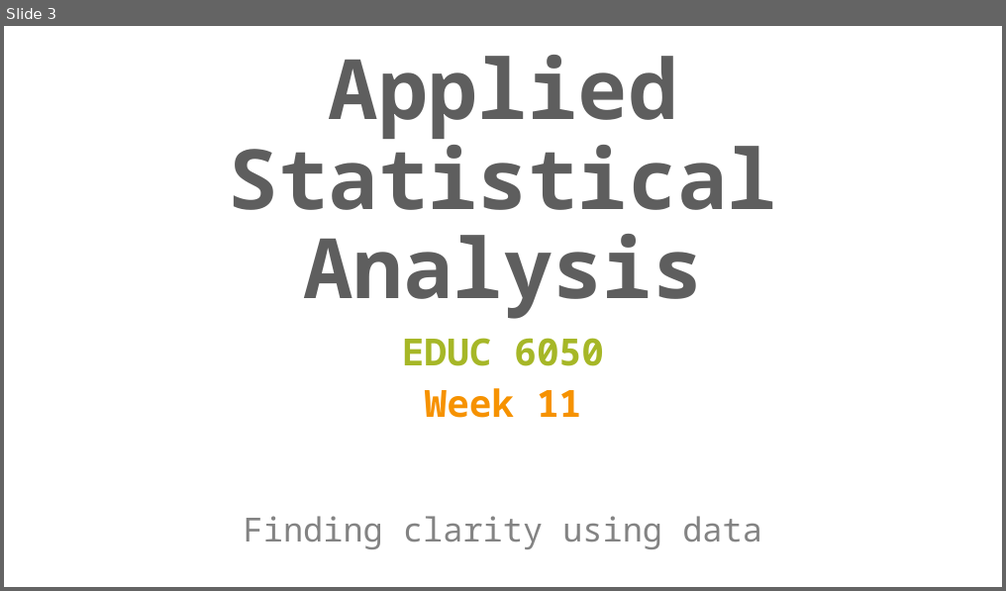
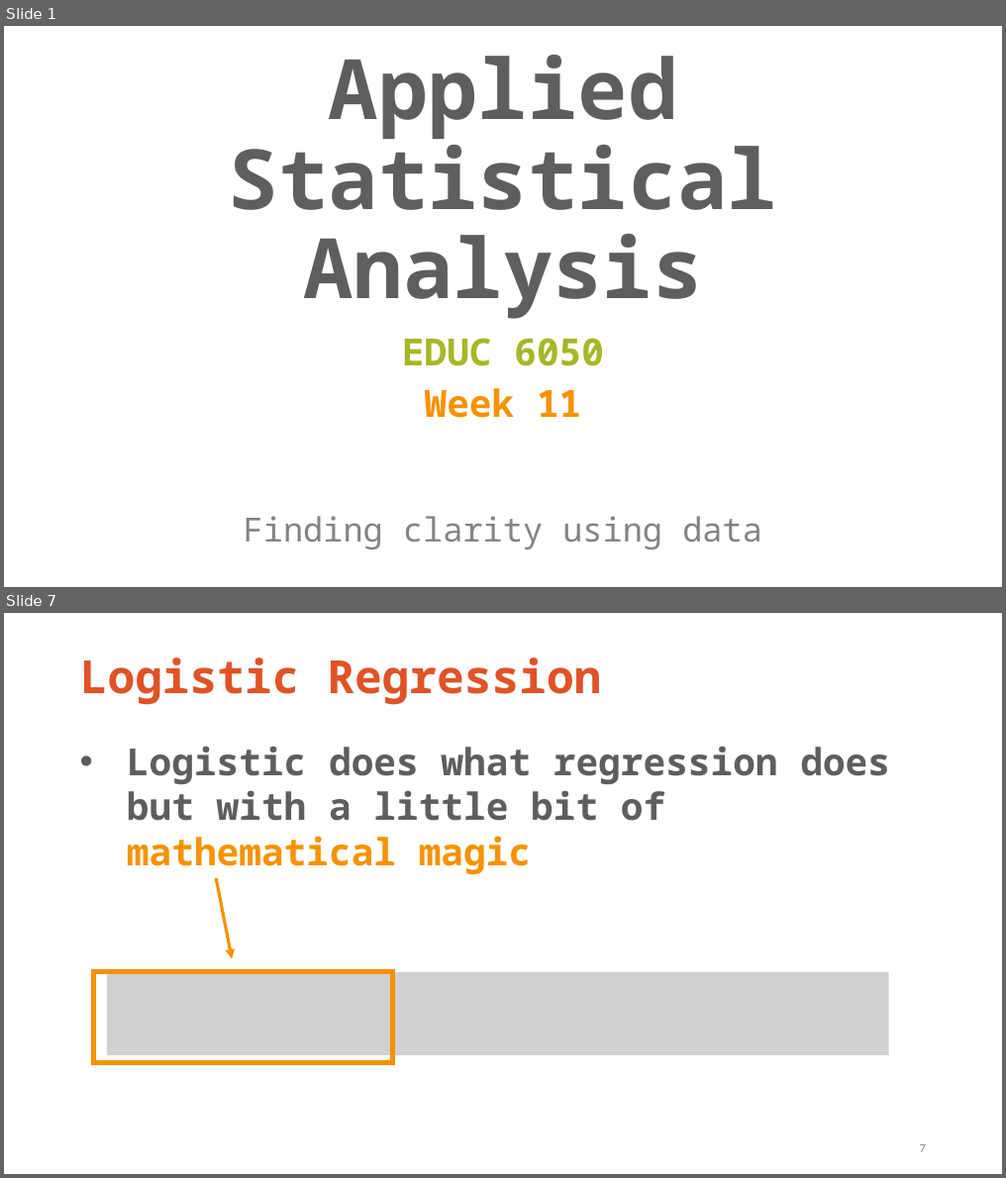
Before and after one commit to TysonStanley/EDU-6050, a slide deck: Slides/11_EDUC_6050_2018.pptx. Shown one above the other, each under a label of ours: slide 3 before the commit, slides 1 and 7 after it; the slides between them are not shown. The pictures are 1006x591 and 1006x1178 pixels, drawn with LibreOffice and Linux fonts; fonts in the diff are those of the drawing; grey boxes stand for pictures. Boxes give left, top, right and bottom in pixels: in the first picture for what was removed or moved away, otherwise in the second. Text is boxed around its words. In the diff, an @@ line names an element or a change of style, - is before the commit and + after.

```diff
--- a/Slides/11_EDUC_6050_2018.pptx
+++ b/Slides/11_EDUC_6050_2018.pptx
@@ slide 7 added at (x1=4, y1=613, x2=1002, y2=1174), background #FFFFFF @@
@@ title added at (x1=80, y1=658, x2=601, y2=705), 44 pt, text #DF5327, bold @@
+Logistic Regression
@@ text added at (x1=127, y1=746, x2=890, y2=875), 36 pt, text #5E5E5E, bold @@
+• Logistic does what regression does but with a little bit of mathematical magic
@@ arrow added from (216, 878) to (232, 959), #F69200 3 pt @@
@@ rectangle added at (x1=94, y1=971, x2=392, y2=1062), outline #F69200 4.5 pt @@
@@ picture added at (x1=107, y1=972, x2=889, y2=1056) @@
@@ page number added at (x1=920, y1=1145, x2=926, y2=1153), 12 pt, text #8C8C8C @@
+7
@@ what was slide 3 is now slide 1 @@
```
Also in this commit, not shown: 11 slides changed, 36 other slides added, 8 slides removed, 3 other files.
